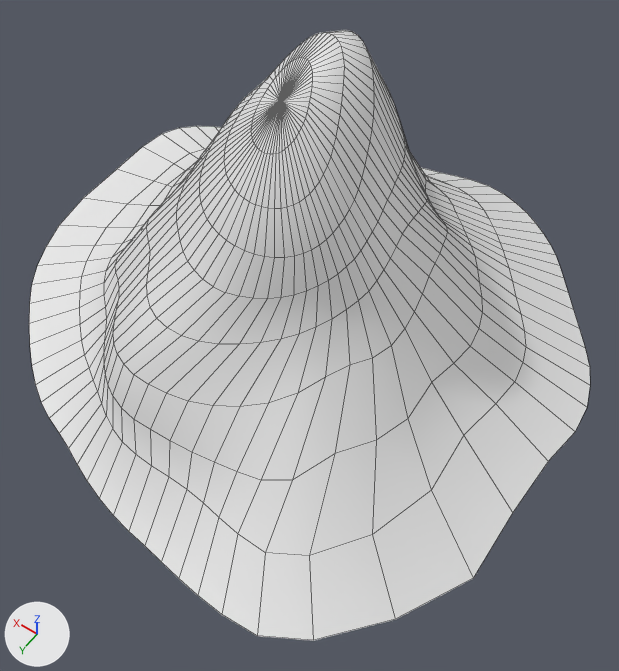
The FBX model Fortrest/Assets/Team/Jayden/VolcanicFlats/SM_FumeroleStack_Var2.fbx: old version first, new version second.
The view is the same before and after, from a 50 mm lens placed at (-2.36, 3.11, 4.82), pointed at (-0.41, 0.38, 0.52). Every picture has the same lights, and +X, +Y and +Z are marked at lower left. Mesh edges are drawn as thin lines. Where no turn or scale is listed for an object, it has been applied to the vertices.

Before the edit, the objects in view are built like this:
```python
me_sphere_001 = bpy.data.meshes.new('Sphere.001')
me_sphere_001.from_pydata(...)  # 577 vertices, 576 faces; spans x -2.04..2.21, y -2.13..1.97, z -0.13..2.21
ob_sm_fumerolestack_var2 = bpy.data.objects.new('SM_FumeroleStack_Var2', me_sphere_001)
ob_sm_fumerolestack_var2.location = (0.0, 0.0, 0.0)
```
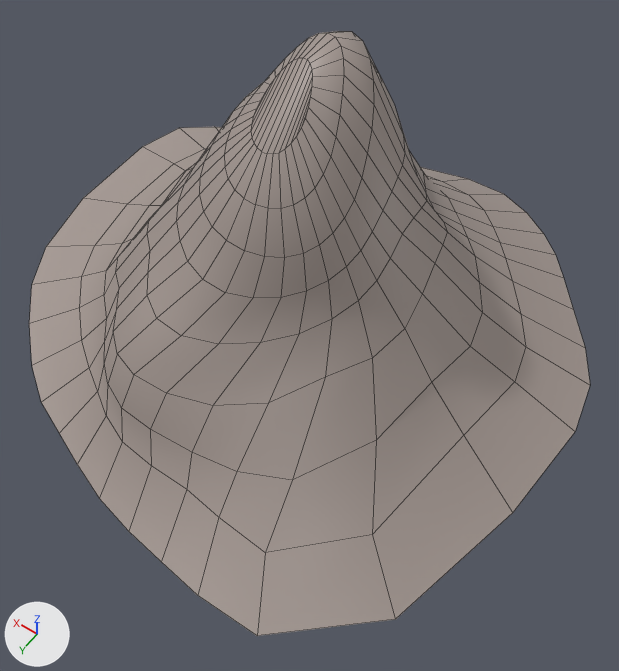
Changed parts and their boxes (x1, y1, x2, y2) in the pictures (619 x 671 px):
'SM_FumeroleStack_Var2', reshaped: before (29, 30, 590, 641); after (29, 31, 590, 636)
part 1 of me_sphere_001, deleted: before (29, 30, 590, 641)

Diff of the bpy script that builds the scene:
```diff
--- a/Fortrest/Assets/Team/Jayden/VolcanicFlats/SM_FumeroleStack_Var2.fbx.py
+++ b/Fortrest/Assets/Team/Jayden/VolcanicFlats/SM_FumeroleStack_Var2.fbx.py
@@ img_completegeneralmaterial_albedo_png @@
+img_completegeneralmaterial_albedo_png = load_image('CompleteGeneralMaterial_Albedo.png', '../GeneralMaterials/CompleteGeneralMaterial_Albedo.png', 512, 512, 'sRGB')
@@ mat_mat_master @@
+mat_mat_master = principled_material('Mat_Master')
+mat_mat_master.texture = img_completegeneralmaterial_albedo_png
@@ me_sphere_001 @@
 # used by ob_sm_fumerolestack_var2; location = (0.0, 0.0, 0.0)
-me_sphere_001.from_pydata(...)  # 577 vertices, 576 faces; spans x -2.04..2.21, y -2.13..1.97, z -0.13..2.21
+me_sphere_001.from_pydata(...)  # 288 vertices, 272 faces; spans x -2.04..2.21, y -2.12..1.96, z -0.13..2.21
+# me_sphere_001 part 1: 289 vertices removed from x -2.03..2.2, y -2.13..1.97, z -0.13..2.21
+me_sphere_001.materials.append(mat_mat_master)  # picture img_completegeneralmaterial_albedo_png
```
